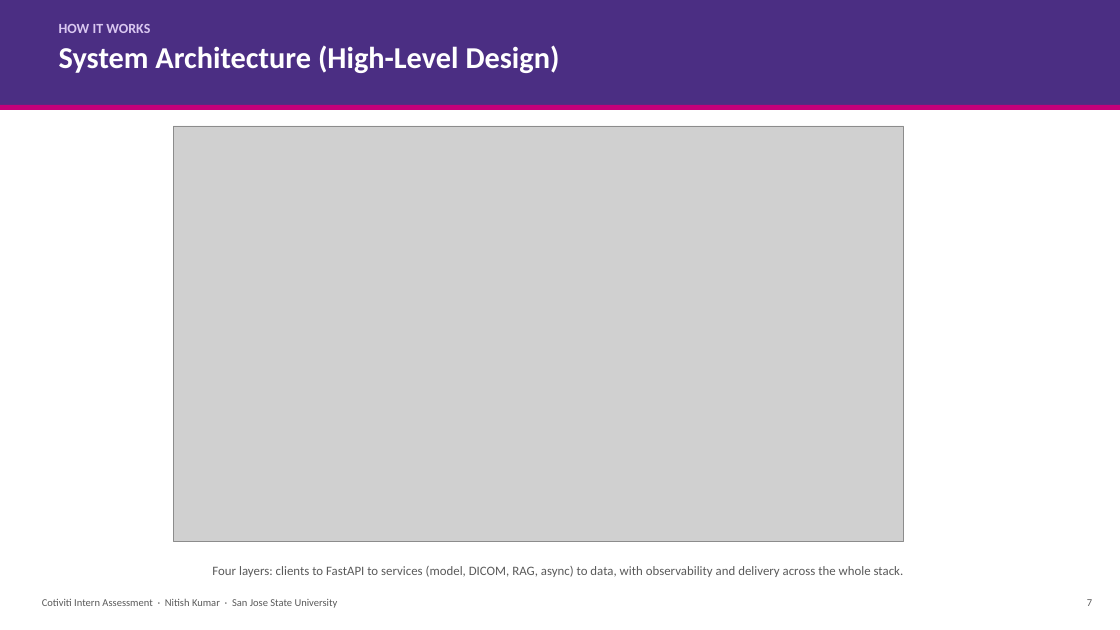
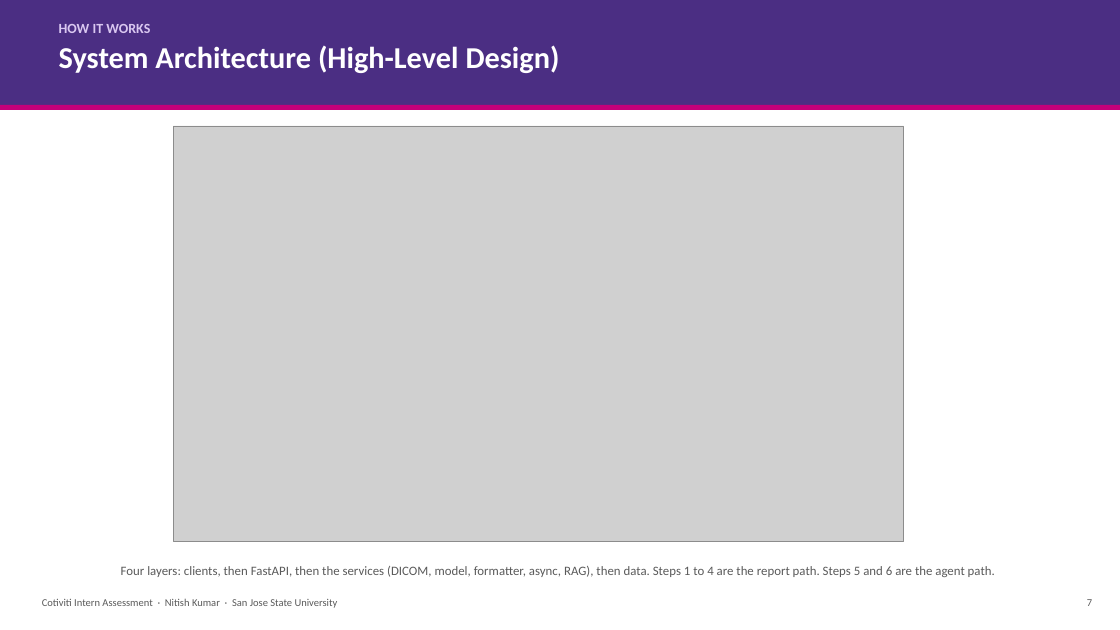
Before and after one commit to nitishhrms/cotiviti-intern-assessment, a slide deck: slide 7 of deliverables/Nitish_Kumar_Presentation.pptx. Drawn at 1120x630 pixels with LibreOffice and Linux fonts; fonts in the diff are those of the drawing; grey boxes stand for pictures. Boxes give left, top, right and bottom in pixels: in the first picture for what was removed or moved away, otherwise in the second. Text is boxed around its words. In the diff, an @@ line names an element or a change of style, - is before the commit and + after.

```diff
--- a/deliverables/Nitish_Kumar_Presentation.pptx
+++ b/deliverables/Nitish_Kumar_Presentation.pptx
@@ text at (121, 566, 995, 577): text changed @@
-Four layers: clients to FastAPI to services (model, DICOM, RAG, async) to data, with observability and delivery across the whole stack.
+Four layers: clients, then FastAPI, then the services (DICOM, model, formatter, async, RAG), then data. Steps 1 to 4 are the report path. Steps 5 and 6 are the agent path.
```
Also in this commit, not shown: 1 other slide changed, 2 slides added, 1 slide removed, 5 other files.
